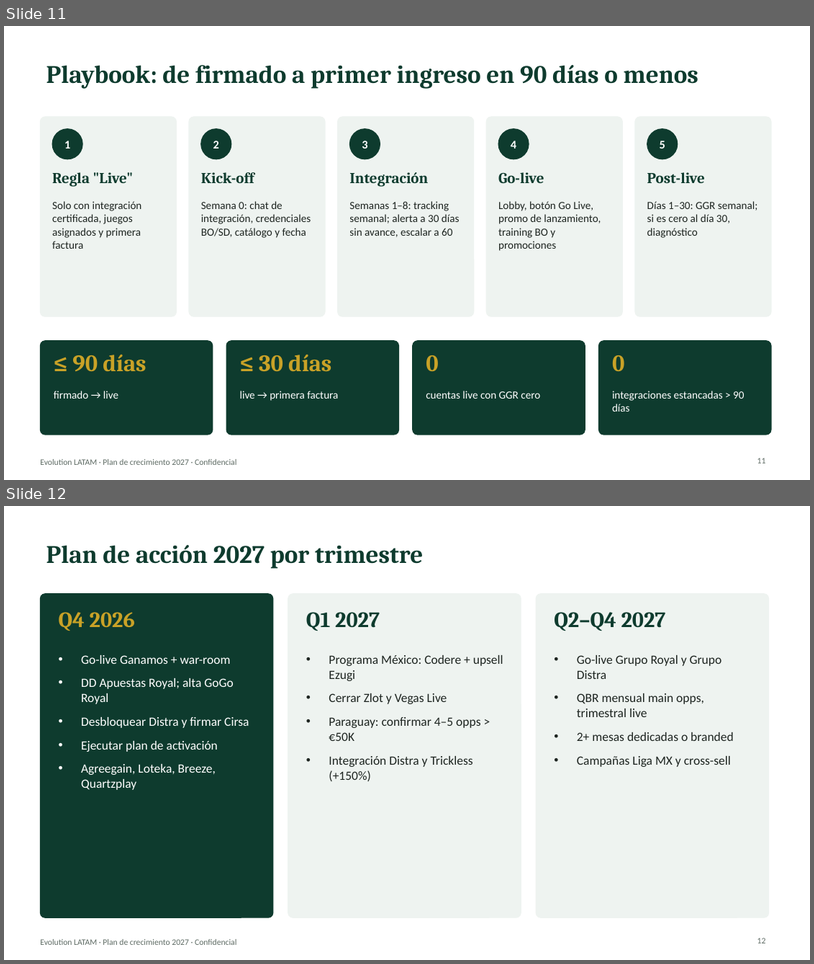
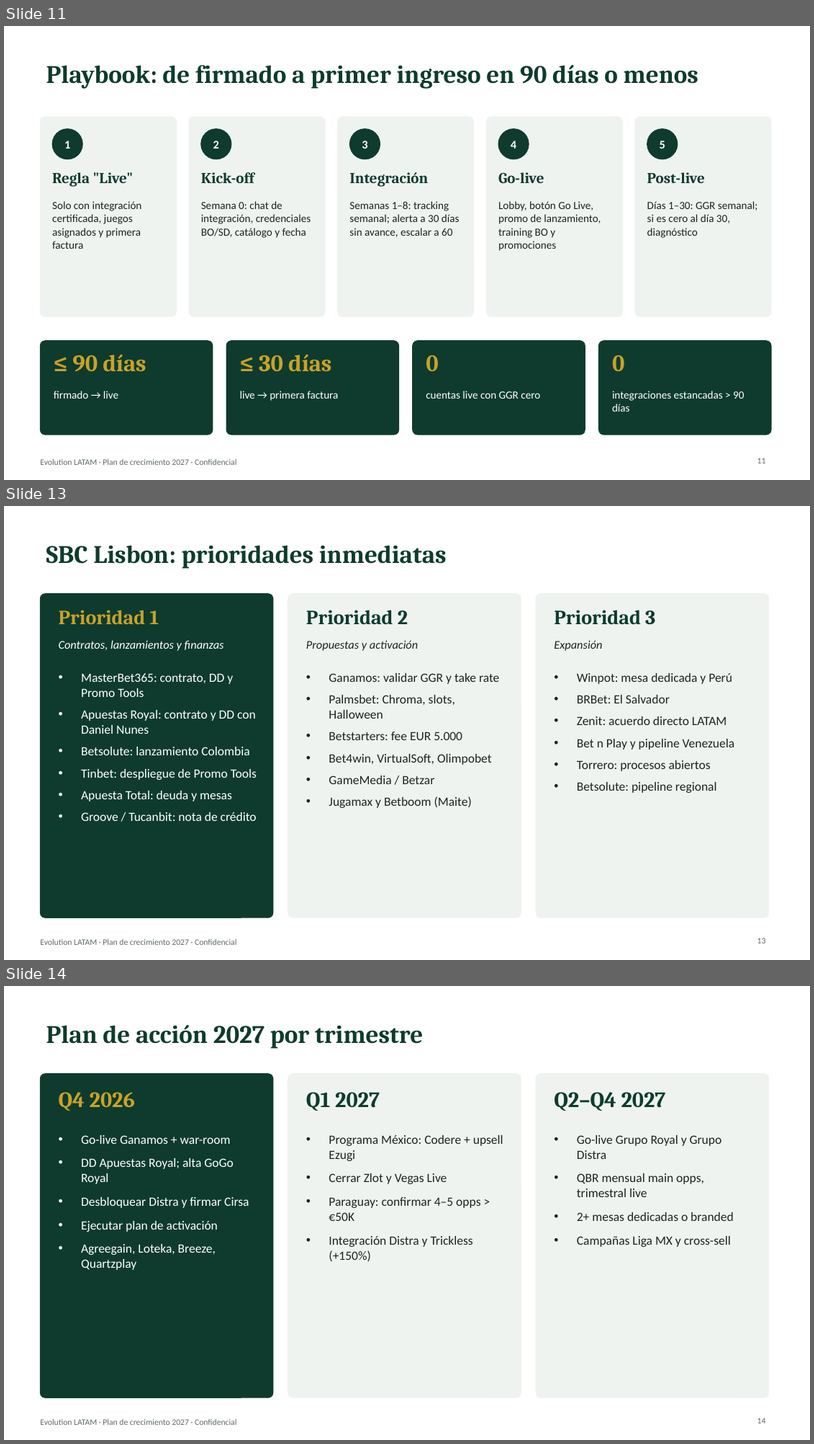
Before and after one commit to Merideck24/Figma, a slide deck: docs/Evolution_LATAM_Plan_Crecimiento_2027.pptx. Shown one above the other, each under a label of ours: slides 11 and 12 before the commit, slides 11, 13 and 14 after it; the slides between them are not shown. The pictures are 814x964 and 814x1444 pixels, drawn with LibreOffice and Linux fonts; fonts in the diff are those of the drawing. Boxes give left, top, right and bottom in pixels: in the first picture for what was removed or moved away, otherwise in the second. Text is boxed around its words. In the diff, an @@ line names an element or a change of style, - is before the commit and + after.

```diff
--- a/docs/Evolution_LATAM_Plan_Crecimiento_2027.pptx
+++ b/docs/Evolution_LATAM_Plan_Crecimiento_2027.pptx
@@ slide 13 added at box(4, 506, 810, 960), background #FFFFFF; not listed: 1 template element that a slide beside it also shows @@
@@ title added at box(46, 545, 447, 568), 30 pt, text #0E3B2E, bold @@
+SBC Lisbon: prioridades inmediatas
@@ rounded rectangle added at box(40, 594, 273, 917), fill #0E3B2E, outline #0E3B2E 1 pt @@
@@ text added at box(59, 610, 159, 624), 24 pt, text #C9A227, bold @@
+Prioridad 1
@@ rounded rectangle added at box(288, 594, 521, 917), fill #EEF3F0, outline #EEF3F0 1 pt @@
@@ text added at box(306, 610, 408, 624), 24 pt, text #0E3B2E, bold @@
+Prioridad 2
@@ rounded rectangle added at box(536, 594, 769, 917), fill #EEF3F0, outline #EEF3F0 1 pt @@
@@ text added at box(554, 610, 656, 625), 24 pt, text #0E3B2E, bold @@
+Prioridad 3
@@ text added at box(59, 640, 224, 651), 14 pt, text #FFFFFF, italic @@
+Contratos, lanzamientos y finanzas
@@ text added at box(306, 640, 418, 651), 14 pt, text #1D2420, italic @@
+Propuestas y activación
@@ text added at box(554, 641, 602, 651), 14 pt, text #1D2420, italic @@
+Expansión
@@ text added at box(81, 673, 257, 821), 15 pt, text #FFFFFF @@
+• MasterBet365: contrato, DD y Promo Tools
+• Apuestas Royal: contrato y DD con Daniel Nunes
+• Betsolute: lanzamiento Colombia
+• Tinbet: despliegue de Promo Tools
+• Apuesta Total: deuda y mesas
+• Groove / Tucanbit: nota de crédito
@@ text added at box(329, 673, 499, 808), 15 pt, text #1D2420 @@
+• Ganamos: validar GGR y take rate
+• Palmsbet: Chroma, slots, Halloween
+• Betstarters: fee EUR 5.000
+• Bet4win, VirtualSoft, Olimpobet
+• GameMedia / Betzar
+• Jugamax y Betboom (Maite)
@@ text added at box(577, 673, 736, 793), 15 pt, text #1D2420 @@
+• Winpot: mesa dedicada y Perú
+• BRBet: El Salvador
+• Zenit: acuerdo directo LATAM
+• Bet n Play y pipeline Venezuela
+• Torrero: procesos abiertos
+• Betsolute: pipeline regional
@@ page number added at box(758, 937, 766, 943), 10 pt, text #5E6B64 @@
+13
@@ what was slide 12 is now slide 14 @@
@@ page number at box(758, 1417, 766, 1423): text changed @@
-12
+14
```
Also in this commit, not shown: 6 slides changed, 1 other slide added, 2 other files.
